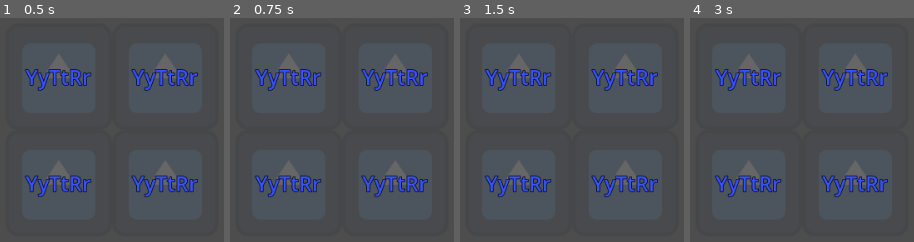
Above: before the commit, frames 1-4 (left to right).
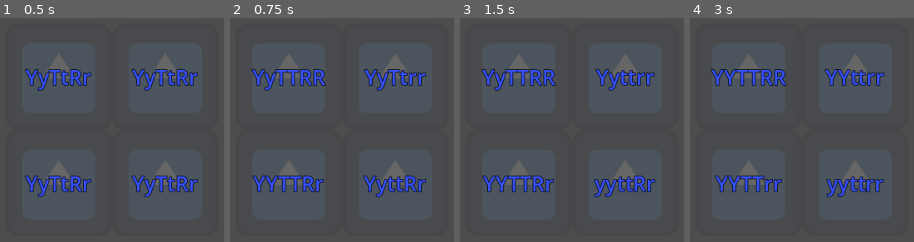
Above: after the commit, the same moments.

Repository: vincentwilliamrodriguez/Inheritopia
Game: Godot game, scene res://scenes/game.tscn
Same seed, same stepped clock (60 frames per second), same inputs: the game is played once before the commit and once after it. The engine's default icon, where the game draws it, is replaced by a stand-in: a white triangle on a blue panel in a dark square.
Inputs:
- Up to frame 1 (0.5 s): no input
- Up to frame 2 (0.75 s): tap Enter at 0.5 s; tap N (next, bound only after the commit) at 0.6 s
- Up to frame 3 (1.5 s): tap Space at 1.25 s; tap N (next, bound only after the commit) at 1.35 s
- Up to frame 4 (3 s): tap Enter at 2 s; tap N (next, bound only after the commit) at 2.1, 2.85 s; tap Space at 2.75 s

Frame 1 is identical in both runs. In frame 2, 6.0% of the frame differs, in the area x 9-89%, y 22-80%; in frame 3, 6.0%; in frame 4, 5.9%.

Commit message:
Add basic Transition Phase

Diff:
--- a/project.godot
+++ b/project.godot
@@ -31,6 +31,14 @@
 
 project/assembly_name="Inheritopia"
 
+[input]
+
+next={
+"deadzone": 0.5,
+"events": [null, Object(InputEventKey,"resource_local_to_scene":false,"resource_name":"","device":-1,"window_id":0,"alt_pressed":false,"shift_pressed":false,"ctrl_pressed":false,"meta_pressed":false,"pressed":false,"keycode":0,"physical_keycode":78,"key_label":0,"unicode":110,"echo":false,"script":null)
+]
+}
+
 [rendering]
 
 renderer/rendering_method="gl_compatibility"
--- a/scripts/Game.gd
+++ b/scripts/Game.gd
@@ -3,38 +3,62 @@
 @onready var sunflower_class = $Sunflower
 
 var sunflowers: Array[Sunflower]
+var breeding_orders = [[0, 0], [1, 1], [2, 2], [3, 3]]
 
 func _ready():
 	# Initialization
 	for i in g.START_POS:
-		new_sunflower(i, g.START_GENES)
+		var sunflower = new_sunflower(i, g.START_GENES, len(sunflowers))
+		sunflowers.append(sunflower)
+		add_child.call_deferred(sunflower)
 
 	for i in 5:
 		breed(sunflowers[0], sunflowers[1])
-
 
 
 # Called every frame. 'delta' is the elapsed time since the previous frame.
 func _process(delta):
 	pass
 
-func new_sunflower(pos, genes):
+func _unhandled_input(event):
+	if Input.is_action_just_released("next"):
+		next_generation()
+
+func new_sunflower(pos, genes, index):
 	var sunflower = sunflower_class.duplicate()
-	sunflower.name = "Sunflower" + str(len(sunflowers))
 	sunflower.visible = true
 	sunflower.genes = genes
 	sunflower.pos = pos
-	sunflowers.append(sunflower)
-	add_child.call_deferred(sunflower)
+	return sunflower
 
 func breed(parent_1: Sunflower, parent_2: Sunflower):
 	var genes_1 = parent_1.genes
 	var genes_2 = parent_2.genes
-	var genes_child = []
+	var genes_seed = []
 
 	for t in len(g.traits):
 		var possible_genes = g.breed_lookup[genes_1[t]][genes_2[t]]
 		var rand = g.rng.randi_range(0, 3)
-		genes_child.append(possible_genes[rand])
+		genes_seed.append(possible_genes[rand])
 
-	print(genes_child)
+	return genes_seed
+
+func next_generation():
+	var seeds: Array[Sunflower]
+
+	for order in breeding_orders:
+		var parent_1 = sunflowers[order[0]]
+		var parent_2 = sunflowers[order[1]]
+		var genes_seed = breed(parent_1, parent_2)
+		var seed = new_sunflower(parent_2.pos, genes_seed, len(seeds))
+		seeds.append(seed)
+
+	for sunflower in sunflowers:
+		sunflower.queue_free()
+
+	sunflowers.clear()
+	sunflowers.append_array(seeds)
+
+	for seed in seeds:
+		sunflowers.append(seed)
+		add_child.call_deferred(seed)
--- a/scripts/g.gd
+++ b/scripts/g.gd
@@ -6,6 +6,7 @@
 
 var rng = RandomNumberGenerator.new()
 var breed_lookup = []
+var neighbors_lookup = []
 
 var traits = ['y', 't', 'r']
 var genotypes = [["yy", "yY", "Yy", "YY"],
@@ -13,11 +14,13 @@
 				 ["rr", "rR", "Rr", "RR"]]
 
 func _ready():
-	# Initializing breed_lookup
+	# Initialize breed_lookup
 	for i in 4:
 		breed_lookup.append([])
 		for j in 4:
 			breed_lookup[i].append(monohybrid_cross(i, j))
+
+	# Initialize
 
 	#print(range(10).map(func(_n): return roundi(rng.randfn(2, 1))))
 
